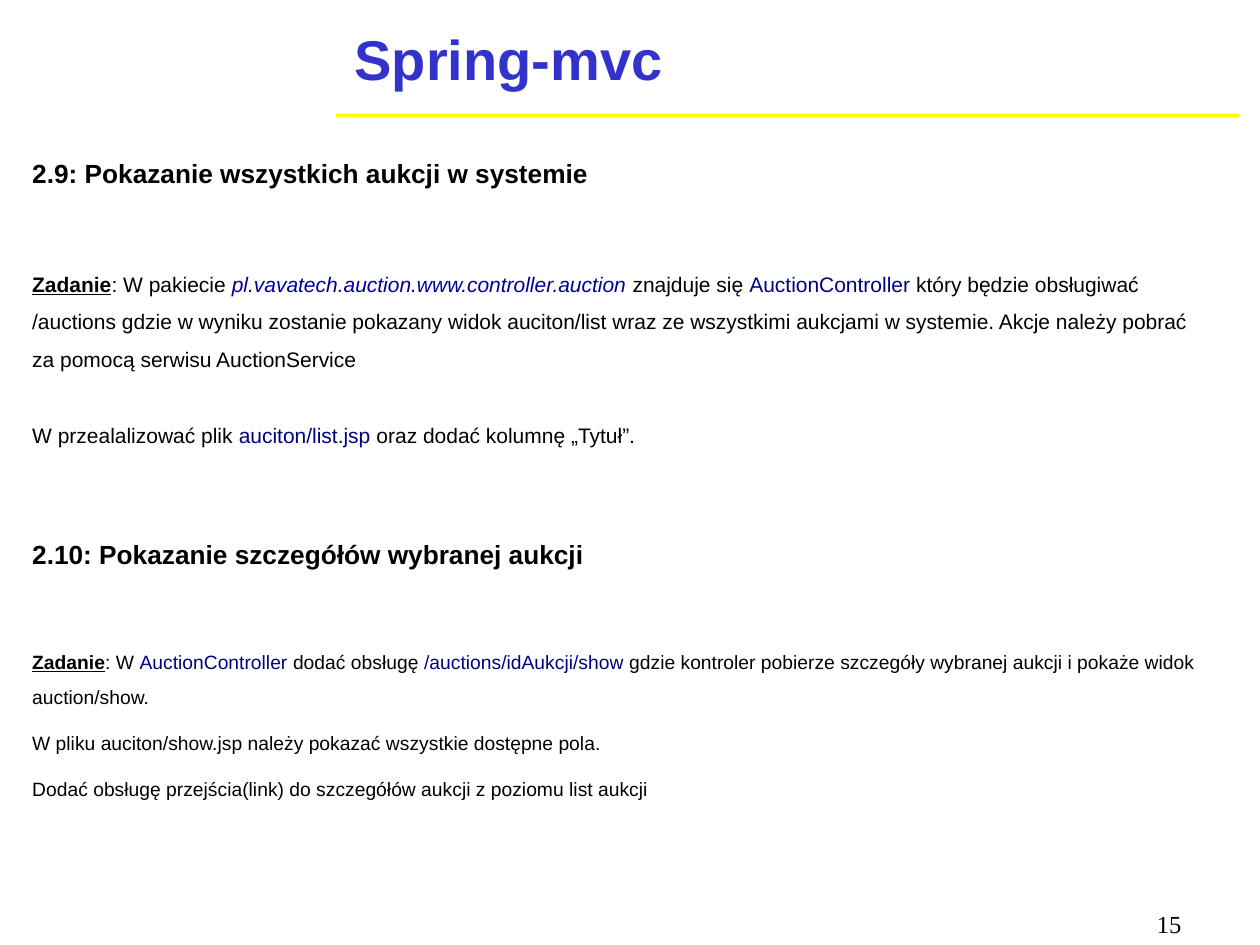
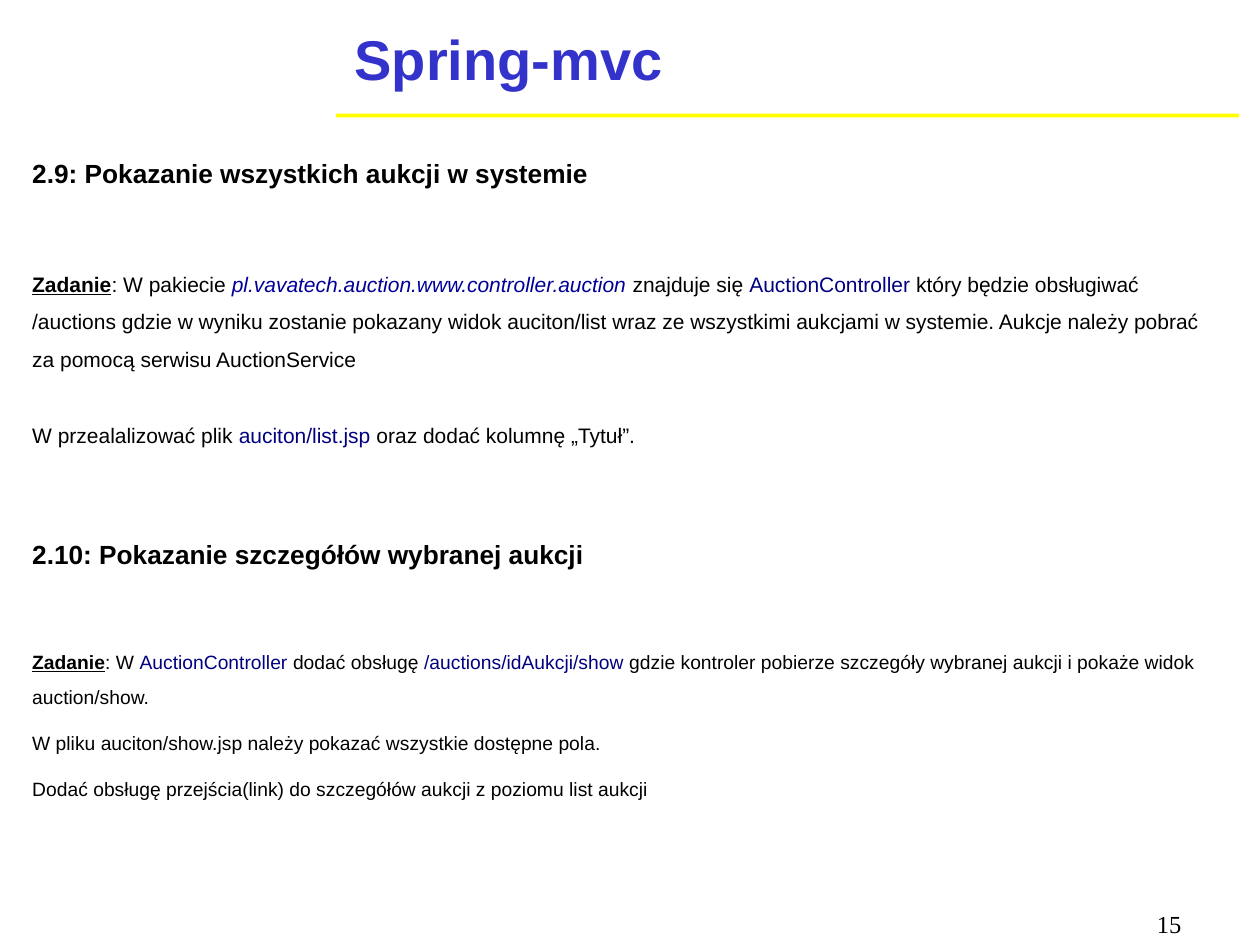
Before and after one commit to tlmikulski/spring-auction, a slide deck: slide 15 of Spring MVC.odp. Drawn at 1260x945 pixels with LibreOffice and Linux fonts; fonts in the diff are those of the drawing; background and template pictures are left out. Boxes give left, top, right and bottom in pixels: in the first picture for what was removed or moved away, otherwise in the second. Text is boxed around its words. In the diff, an @@ line names an element or a change of style, - is before the commit and + after.

```diff
--- a/Spring MVC.odp
+++ b/Spring MVC.odp
@@ text at (32, 276, 1198, 372): text changed @@
-Zadanie: W pakiecie pl.vavatech.auction.www.controller.auction znajduje się AuctionController który będzie obsługiwać /auctions gdzie w wyniku zostanie pokazany widok auciton/list wraz ze wszystkimi aukcjami w systemie. Akcje należy pobrać za pomocą serwisu AuctionService
+Zadanie: W pakiecie pl.vavatech.auction.www.controller.auction znajduje się AuctionController który będzie obsługiwać /auctions gdzie w wyniku zostanie pokazany widok auciton/list wraz ze wszystkimi aukcjami w systemie. Aukcje należy pobrać za pomocą serwisu AuctionService
```
Also in this commit, not shown: 5 other slides changed, 1 other file.
